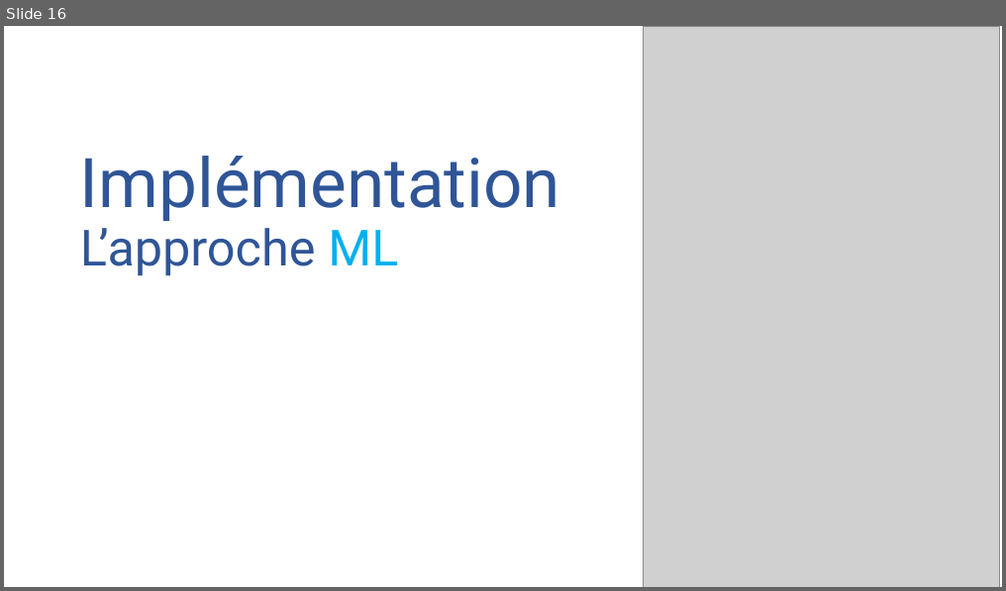
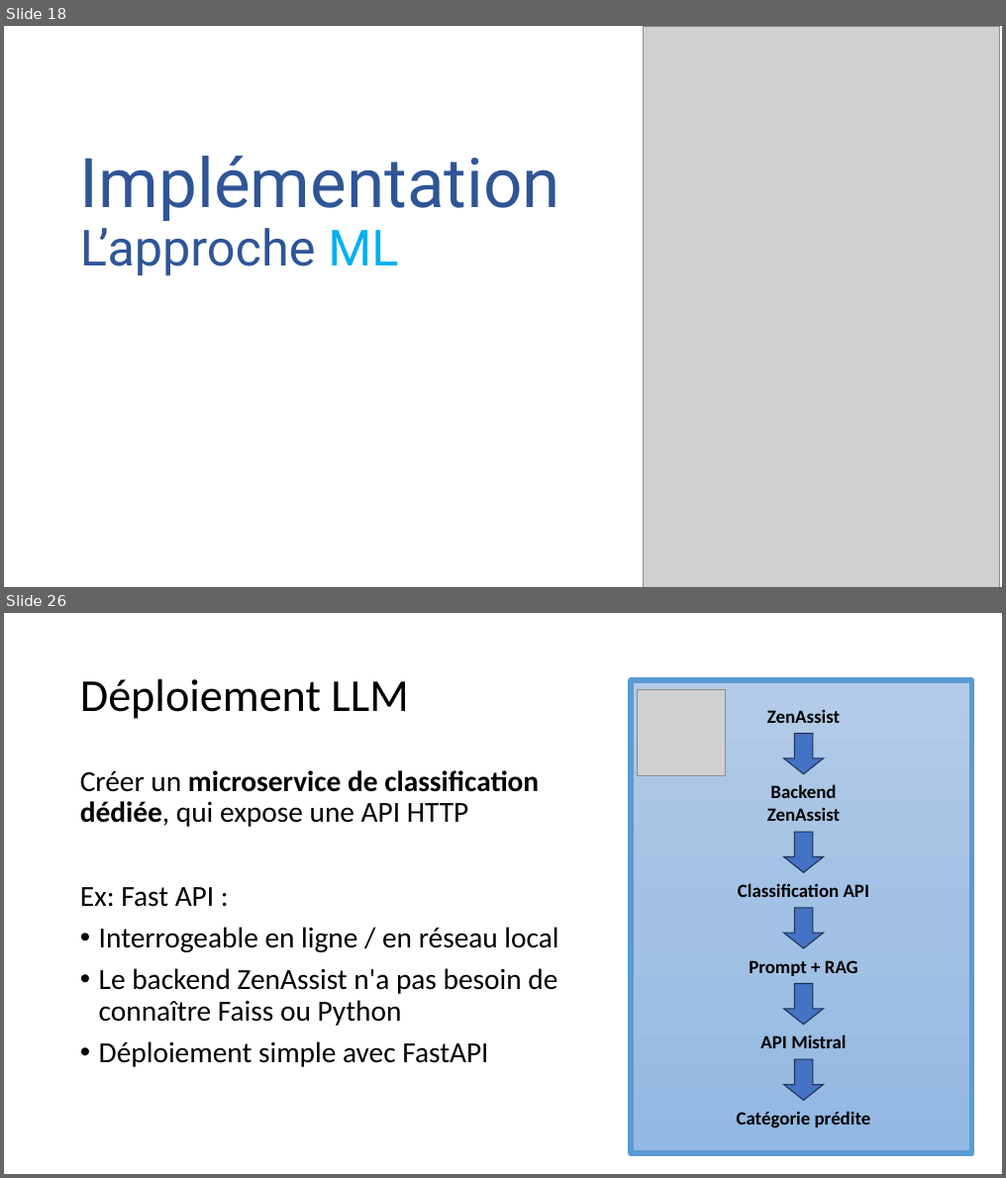
Before and after one commit to Ace4teaM/OCR-ZenAssist, a slide deck: Présentation.pptx. Shown one above the other, each under a label of ours: slide 16 before the commit, slides 18 and 26 after it; the slides between them are not shown. The pictures are 1006x591 and 1006x1178 pixels, drawn with LibreOffice and Linux fonts; fonts in the diff are those of the drawing; grey boxes stand for pictures. Boxes give left, top, right and bottom in pixels: in the first picture for what was removed or moved away, otherwise in the second. Text is boxed around its words. In the diff, an @@ line names an element or a change of style, - is before the commit and + after.

Commit message:
Ajout des recommandations de déploiement à la présentation

```diff
--- a/Présentation.pptx
+++ b/Présentation.pptx
@@ slide 26 added at (4, 613, 1002, 1174), background #FFFFFF @@
@@ title added at (80, 679, 408, 719), 44 pt, text #000000 @@
+Déploiement LLM
@@ group added at (632, 680, 973, 1154): 6 texts, 5 right arrows, 1 rectangle, 1 picture @@
+ZenAssist
+Backend ZenAssist
+Classification API
+Catégorie prédite
+Prompt + RAG
+API Mistral
@@ text added at (80, 770, 558, 1067), 28 pt, text #000000 @@
+Créer un microservice de classification dédiée, qui expose une API HTTP
+Ex: Fast API :
+• Interrogeable en ligne / en réseau local
+• Le backend ZenAssist n'a pas besoin de connaître Faiss ou Python
+• Déploiement simple avec FastAPI
@@ what was slide 16 is now slide 18 @@
```
Also in this commit, not shown: 11 slides changed, 13 other slides added, 1 slide removed.
